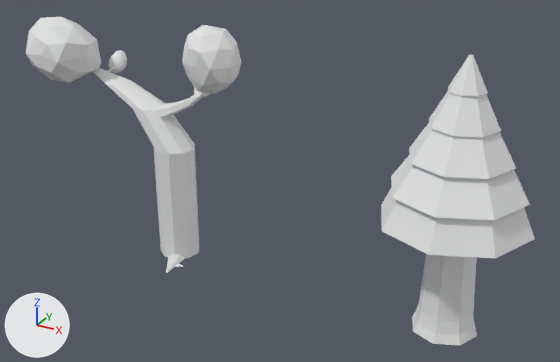
Before and after pictures for a commit that changed the Blender file arbol.blend.
Before and after are seen from a 50 mm camera at (28.85, -20.34, 13.78) aimed at (17.65, 0.03, 3.6). The axes (+X, +Y, +Z) are drawn at lower left. The lights are the same throughout. Materials are left out; every surface is plain grey.

Objects in the first picture: ' arbol pico', 'arbol 2'.
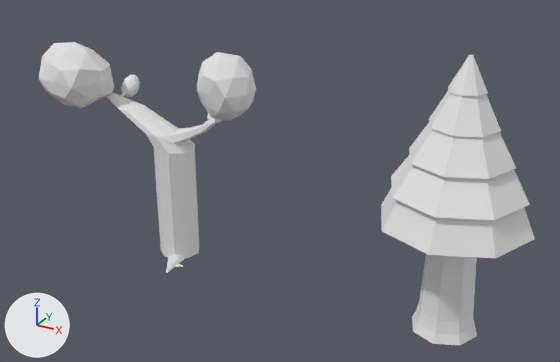
Pixel boxes [x1, y1, x2, y2] of what changed, in the pictures (560 x 362 px; the box of a moved part takes in the faces that stretch with it):
```json
{"object": "arbol 2", "change": "reshaped", "before": [26, 17, 241, 273], "after": [39, 42, 256, 273], "on screen": "10% shorter"}
{"part": 1, "of": "me_cylinder", "change": "moved or reshaped", "before": [26, 17, 241, 154], "after": [39, 42, 256, 154]}
```

The change, as JSON lines over the scene's bpy script:
```json
{"block": "me_cylinder", "where": "# used by ob_arbol_2; location = (13.48, 0.0, 2.0); scale = (1.45, 1.45, 2.03)"}
{"op": "remove", "block": "me_cylinder", "code": "me_cylinder.from_pydata(...)  # 332 vertices, 435 faces; spans x -3.58..1.76, y -1.19..1.11, z -1.01..3.16"}
{"op": "add", "block": "me_cylinder", "code": "me_cylinder.from_pydata(...)  # 332 vertices, 435 faces; spans x -3.15..2.2, y -1.3..1.0, z -1.01..2.78"}
{"block": "me_cylinder", "change": "me_cylinder part 1: 269 of the vertices in x -3.58..1.76, y -1.19..1.11, z 1.52..3.16 are moved by (0.43, -0.11, -0.38)"}
```
